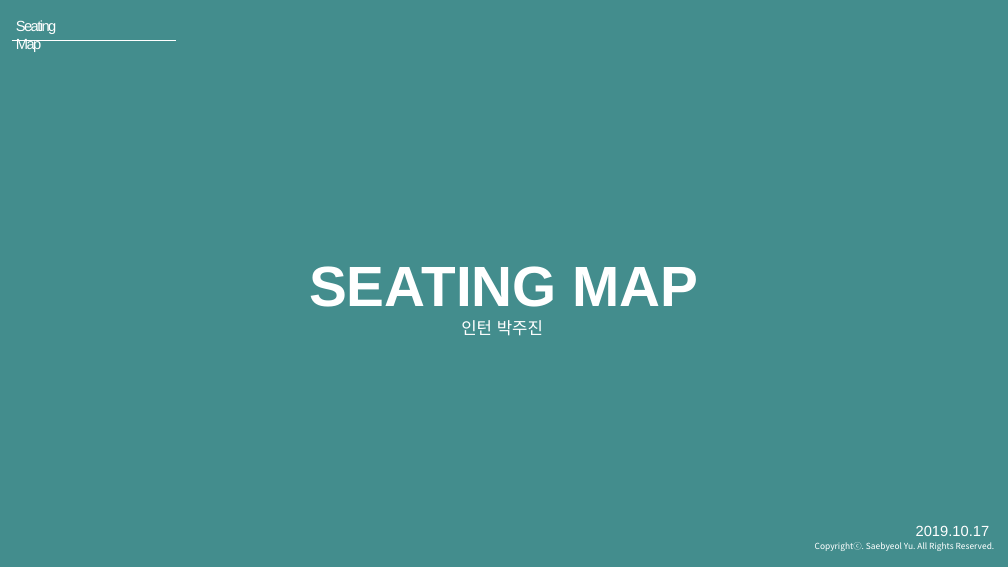
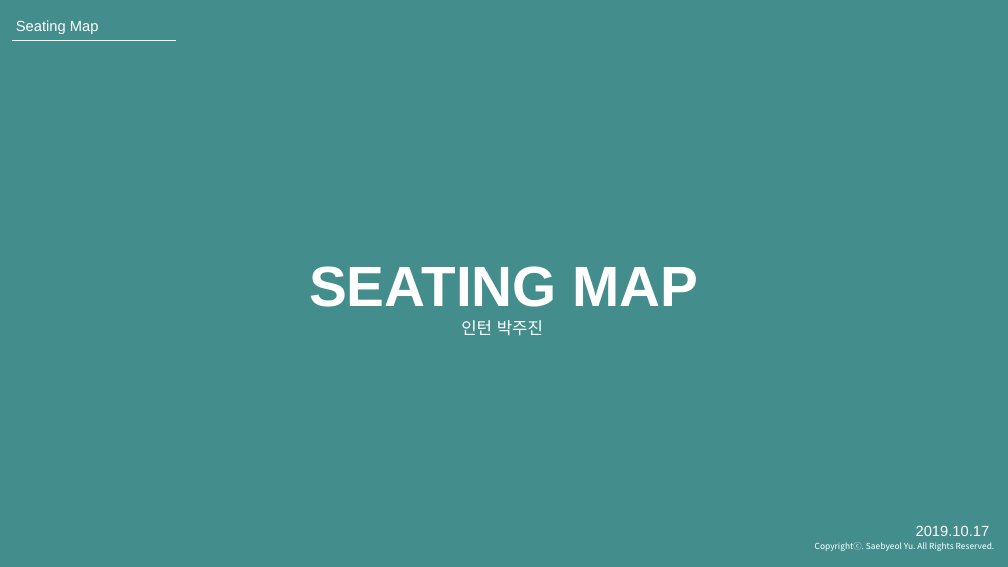
Before and after one commit to JuJinPark/interproject-process, a slide deck: slide 1 of 발표/internProject(20191010).pptx. Drawn at 1008x567 pixels with LibreOffice and Linux fonts; fonts in the diff are those of the drawing; background and template pictures are left out; a plain dark background stands for a picture behind light text. Boxes give left, top, right and bottom in pixels: in the first picture for what was removed or moved away, otherwise in the second. Text is boxed around its words. In the diff, an @@ line names an element or a change of style, - is before the commit and + after.

```diff
--- a/발표/internProject(20191010).pptx
+++ b/발표/internProject(20191010).pptx
@@ text "Seating Map" at box(16, 20, 99, 34): letter spacing -1.5 to 0 pt @@
```
Also in this commit, not shown: 16 other slides changed, 1 slide added.
